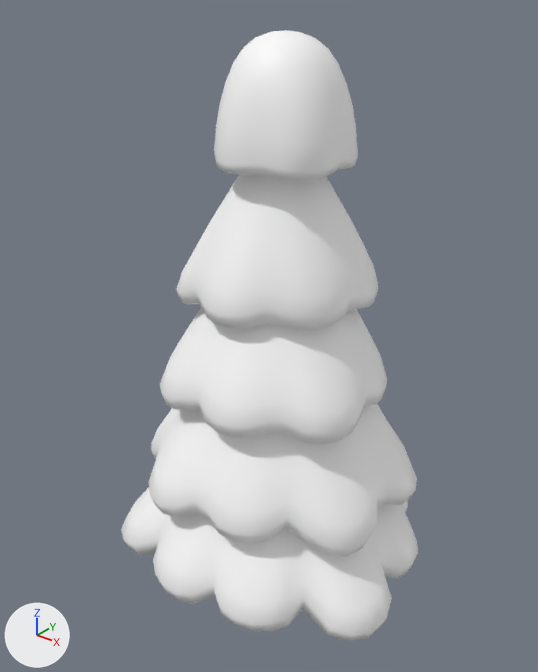
The glTF model client/assets/art/trees/pine_0.glb as it was, and as the next commit left it.
One viewpoint serves both versions: a camera (50 mm lens) standing at (2.93, -3.76, 4.62) and looking at (-0.09, 0.01, 2.28). The axes (+X, +Y, +Z) are drawn at lower left. The lights are the same throughout. The older version comes first. Vertices at exactly the same position are counted once.

The first picture shows 'pine'.
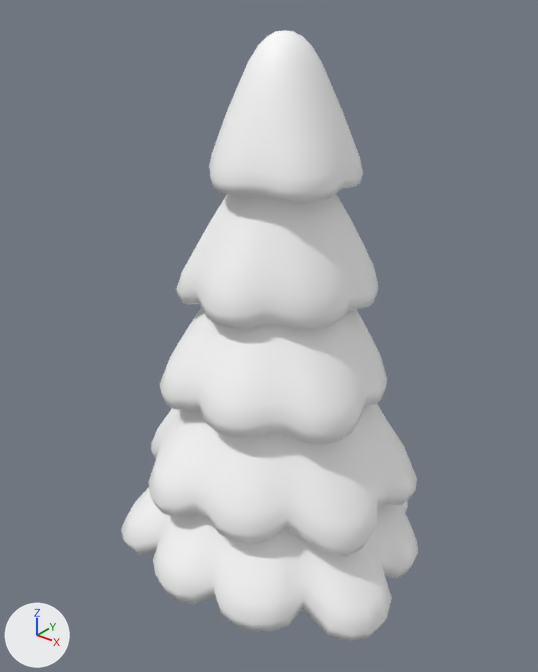
Where the change shows, as pixel boxes (x1, y1, x2, y2) in the pictures (538 x 672 px; the box of a moved part takes in the faces that stretch with it):
part 1 of me_crown, moved or reshaped
    before: (214, 30, 358, 181)
    after: (209, 30, 363, 202)
part 2 of me_crown, recoloured
    before: (214, 32, 358, 172)
    after: (212, 32, 360, 200)

Edits to the bpy script that builds the scene:
```text
Change me_crown:
    used by ob_pine; location = (0.0, 0.0, 0.0)
    remove me_crown.from_pydata(...)  # 2702 vertices, 5380 faces; spans x -1.21..1.2, y -1.09..1.09, z -0.04..4.32
    add me_crown.from_pydata(...)  # 2732 vertices, 5440 faces; spans x -1.21..1.2, y -1.09..1.09, z -0.04..4.32
    me_crown part 1: 390 vertices moved from x -0.48..0.48, y -0.45..0.51, z 3.52..4.31 to x -0.52..0.51, y -0.49..0.55, z 3.39..4.31; 1 vertex removed from x 0.03, y 0.0, z 3.77; 31 vertices added at x -0.08..0.13, y -0.11..0.11, z 3.64..3.68
    me_crown part 2: 575 kept faces spanning x -0.51..0.5, y -0.47..0.53, z 3.39..4.31 get new vertex colours
```
